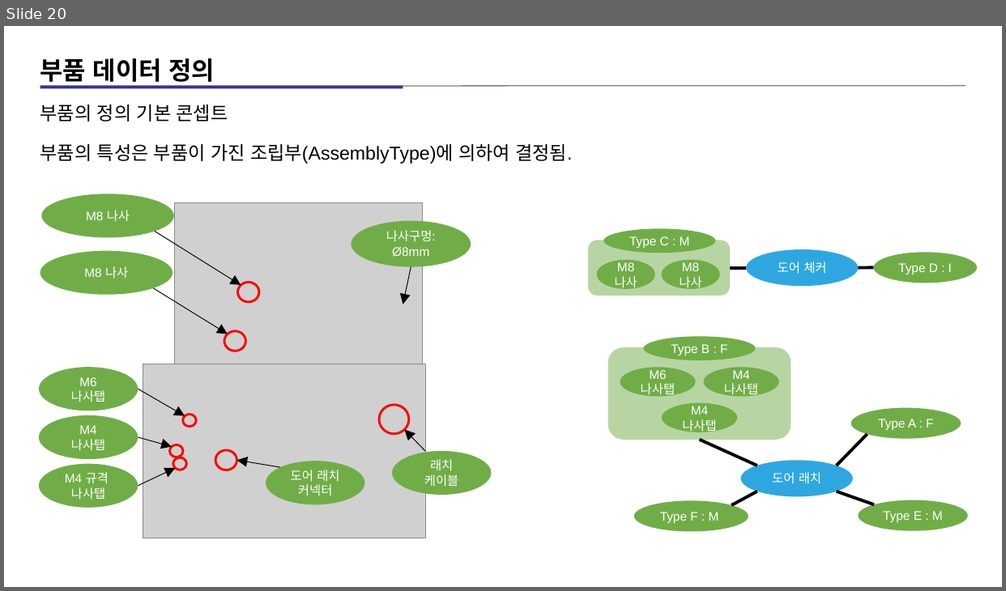
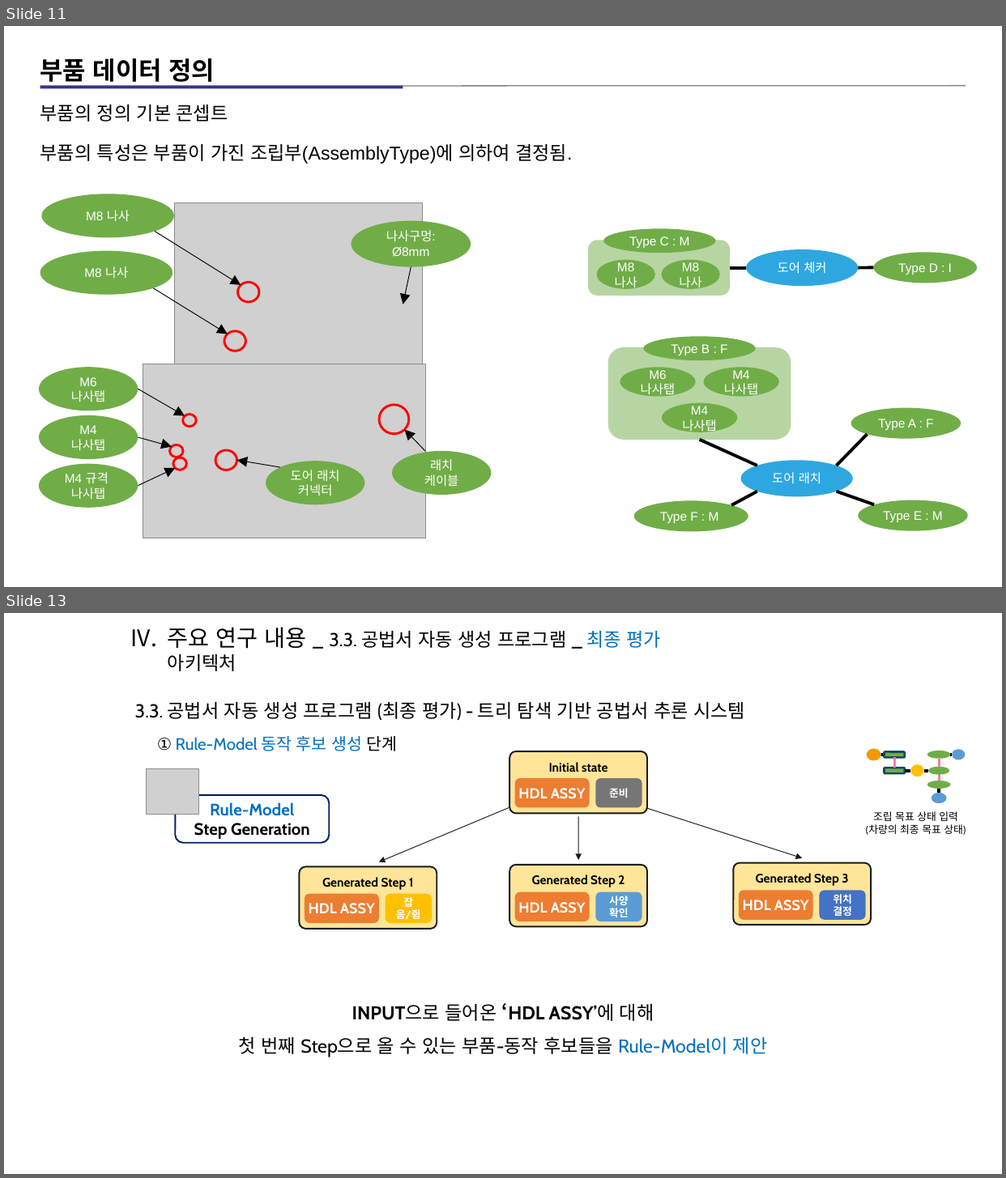
Before and after one commit to kimz1121/test, a slide deck: 현대차 심볼릭 플레너 예시 설명 자료_12_아키텍쳐_자료(작성중).pptx. Shown one above the other, each under a label of ours: slide 20 before the commit, slides 11 and 13 after it; the slides between them are not shown. The pictures are 1006x591 and 1006x1178 pixels, drawn with LibreOffice and Linux fonts; fonts in the diff are those of the drawing; grey boxes stand for pictures. Boxes give left, top, right and bottom in pixels: in the first picture for what was removed or moved away, otherwise in the second. Text is boxed around its words. In the diff, an @@ line names an element or a change of style, - is before the commit and + after.

```diff
--- a/현대차 심볼릭 플레너 예시 설명 자료_12_아키텍쳐_자료(작성중).pptx
+++ b/현대차 심볼릭 플레너 예시 설명 자료_12_아키텍쳐_자료(작성중).pptx
@@ slide 13 added at [4,613,1002,1174], background #FFFFFF @@
@@ text added at [168,627,661,671], 18 pt, text #000000 @@
+IV. 주요 연구 내용 _ 3.3. 공법서 자동 생성 프로그램 _ 최종 평가 아키텍처
@@ text added at [135,702,745,720], 18 pt, text #000000 @@
+3.3. 공법서 자동 생성 프로그램 (최종 평가) - 트리 탐색 기반 공법서 추론 시스템
@@ text added at [157,736,398,752], 16 pt, text #0070C0 @@
+① Rule-Model 동작 후보 생성 단계
@@ picture added at [147,769,198,814] @@
@@ group added at [510,752,648,814]: 3 rounded rectangles, 1 text @@
+준비
+HDL ASSY
+Initial state
@@ rounded rectangle added at [176,795,330,843], fill #FFFFFF, outline #002060 1.5 pt, 16 pt, text #000000, bold @@
+Rule-Model
+Step Generation
@@ arrow added from (509, 807) to (379, 862), #1A1A1A 0.75 pt @@
@@ arrow added from (578, 816) to (579, 860), #1A1A1A 0.75 pt @@
@@ arrow added from (647, 808) to (802, 858), #1A1A1A 0.75 pt @@
@@ group added at [865,748,965,835]: 7 lines, 7 ellipses, 2 rounded rectangles, 1 text @@
+조립 목표 상태 입력
+(차량의 최종 목표 상태)
@@ group added at [299,867,437,929]: 3 rounded rectangles, 1 text @@
+잡음/쥠
+HDL ASSY
+Generated Step 1
@@ group added at [510,865,648,926]: 3 rounded rectangles, 1 text @@
+사양
+확인
+HDL ASSY
+Generated Step 2
@@ rounded rectangle added at [733,863,871,925], fill #FFE599, outline #1A1A1A 1.5 pt @@
@@ text added at [756,873,848,886], 12 pt, text #000000, bold @@
+Generated Step 3
@@ rounded rectangle added at [739,891,812,920], fill #ED7D31, 14 pt, text #FFFFFF, bold @@
+HDL ASSY
@@ rounded rectangle added at [819,891,866,920], fill #4472C4, 10 pt, text #FFFFFF, bold @@
+위치
+결정
@@ text added at [239,1003,768,1058], 18 pt, text #000000 @@
+INPUT으로 들어온 ‘HDL ASSY’에 대해
+첫 번째 Step으로 올 수 있는 부품-동작 후보들을 Rule-Model이 제안
@@ what was slide 20 is now slide 11 @@
```
Also in this commit, not shown: 2 slides changed, 10 other slides added, 1 other file.
